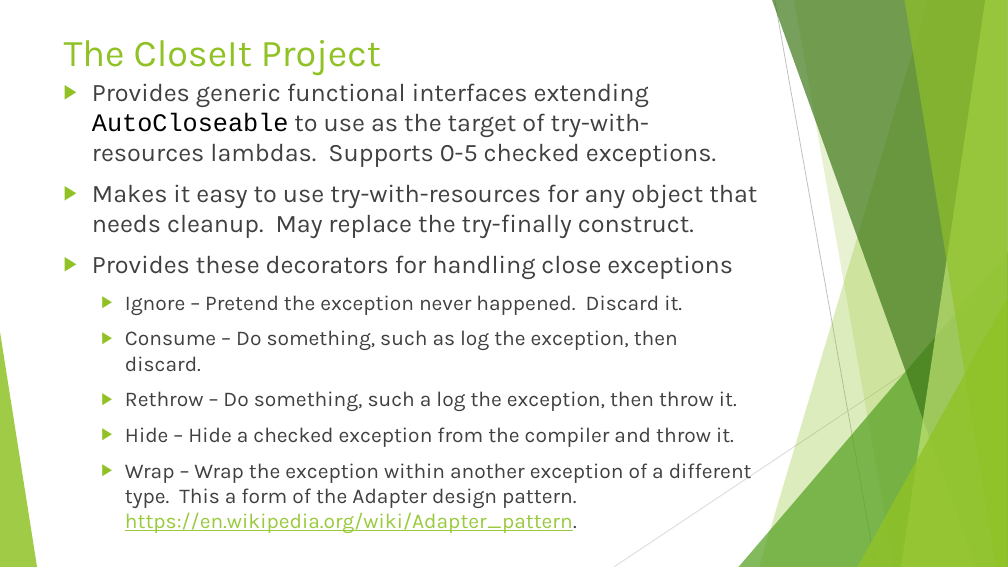
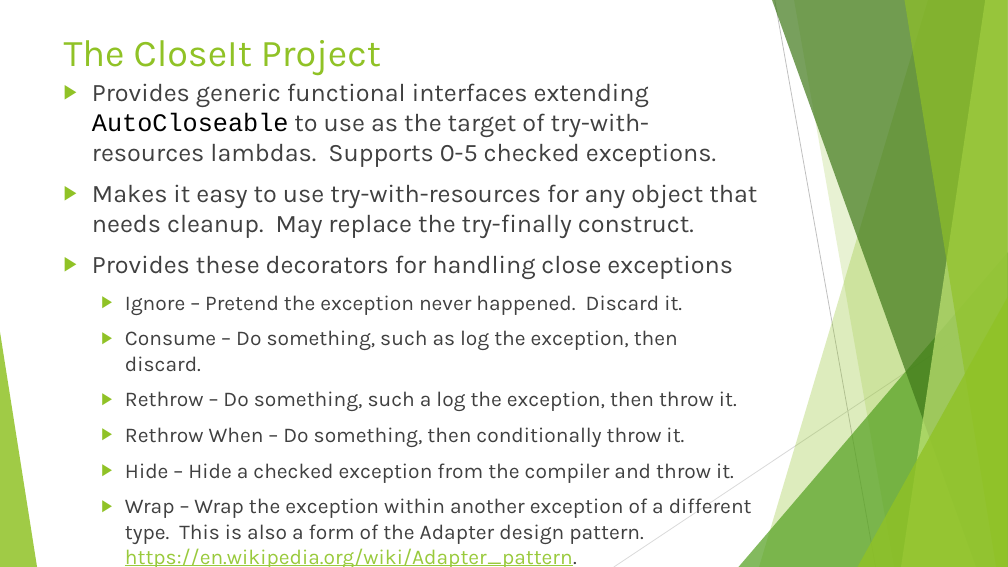
Before and after one commit to RichardRoda/2017-CodePaLOUsa-Lambda, a slide deck: slide 54 of Learning to Love the Lambda in the Stream.pptx. Drawn at 1008x567 pixels with LibreOffice and Linux fonts; fonts in the diff are those of the drawing. Boxes give left, top, right and bottom in pixels: in the first picture for what was removed or moved away, otherwise in the second. Text is boxed around its words. In the diff, an @@ line names an element or a change of style, - is before the commit and + after.

```diff
--- a/Learning to Love the Lambda in the Stream.pptx
+++ b/Learning to Love the Lambda in the Stream.pptx
@@ text at box(125, 427, 684, 447): paragraph added @@
+  ▶ Rethrow When – Do something, then conditionally throw it.
@@ text at box(125, 498, 752, 567): text changed @@
-  ▶ Wrap – Wrap the exception within another exception of a different type. This a form of the Adapter design pattern. https://en.wikipedia.org/wiki/Adapter_pattern.
+  ▶ Wrap – Wrap the exception within another exception of a different type. This is also a form of the Adapter design pattern. https://en.wikipedia.org/wiki/Adapter_pattern.
```
Also in this commit, not shown: 11 other slides changed, 1 other file.
